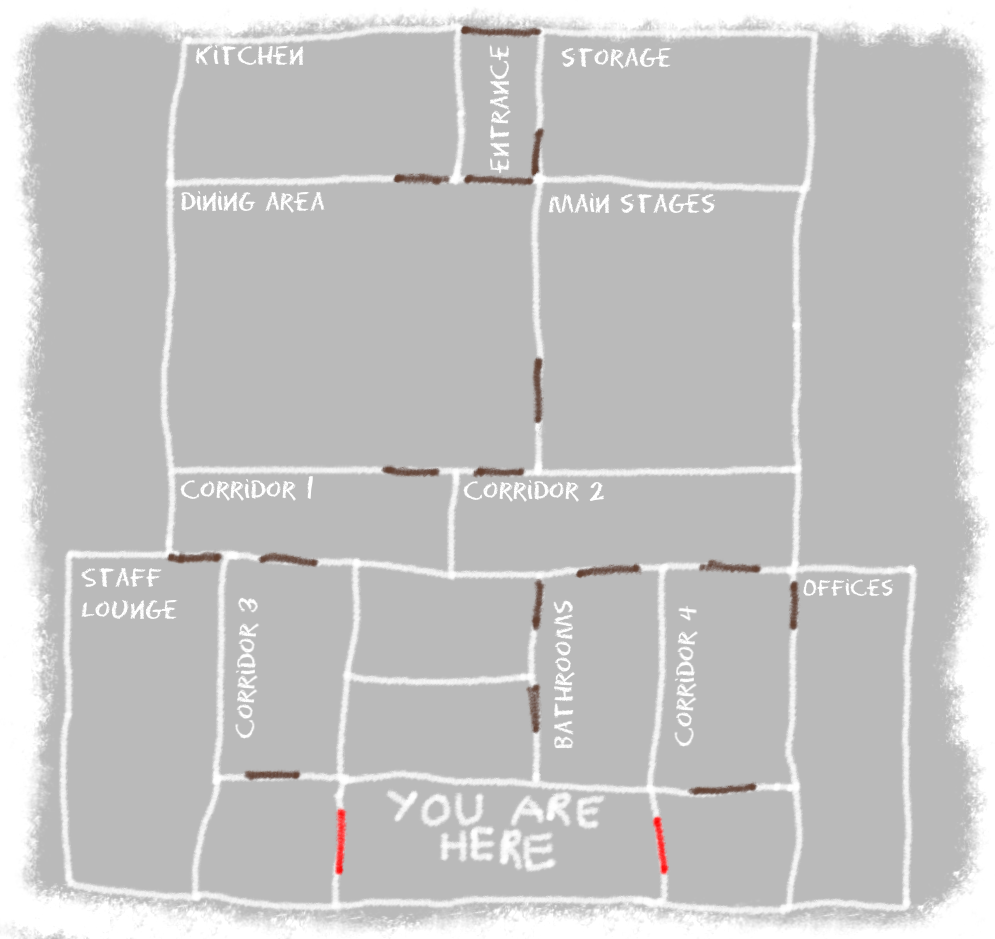
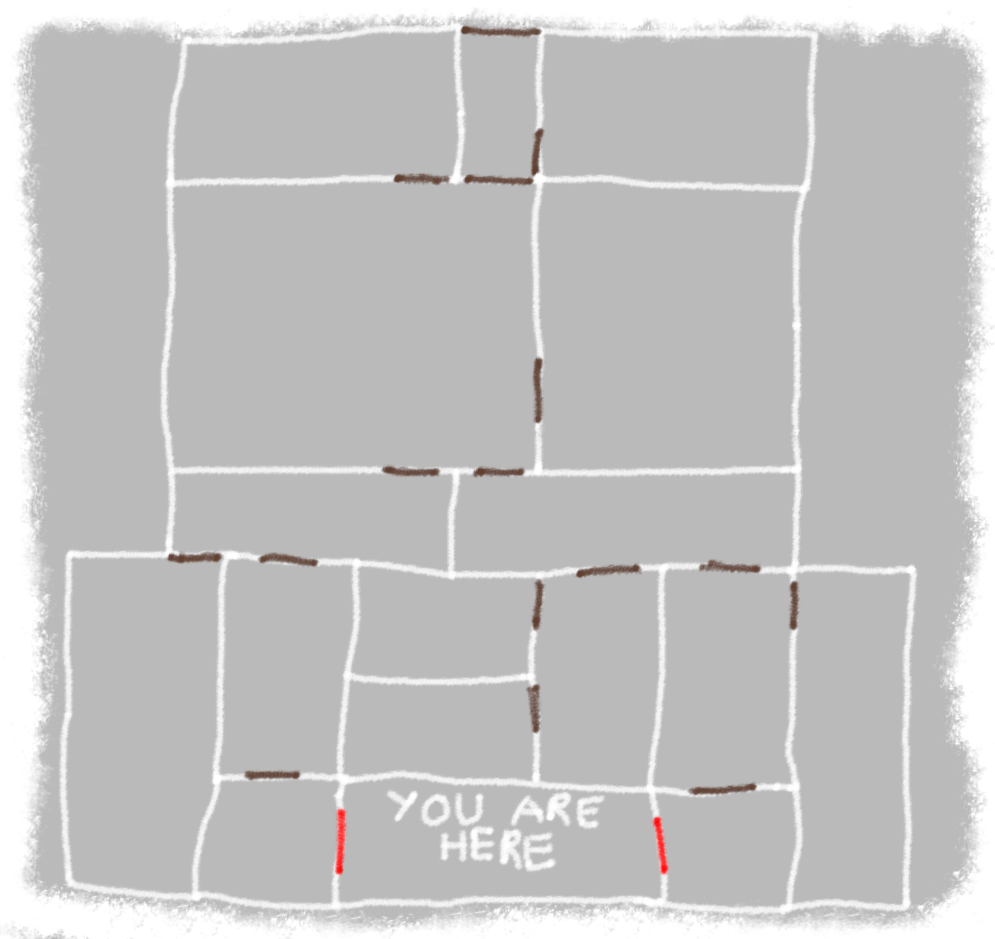
Revision of a layered 995 x 939 image; what changed, layer by layer:
hid group "Text" (12 layers) over [81,44,894,749]
